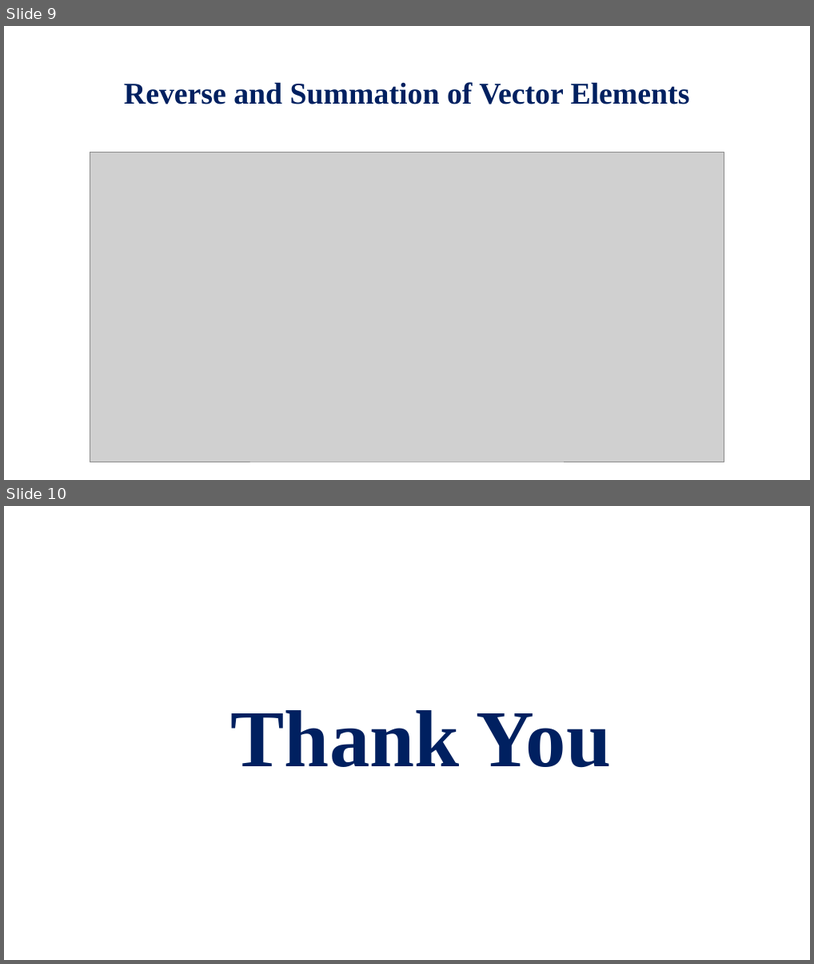
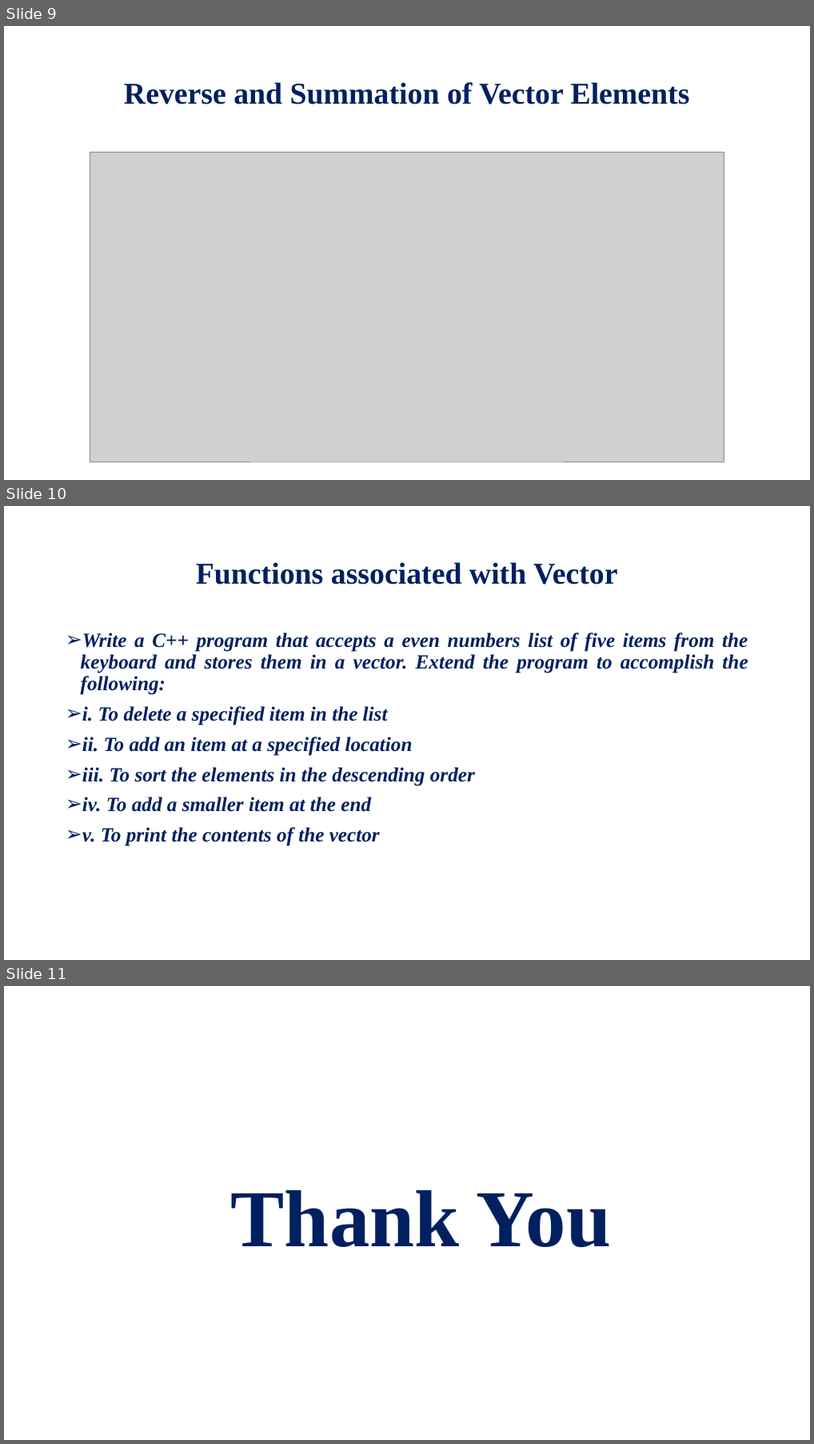
Before and after one commit to Alamgir-JUST/Lecture-Slides, a slide deck: Object-Oriented Programming with CPP/13.3 Vector in C++ STL.pptx. Shown one above the other, each under a label of ours: slides 9 and 10 before the commit, slides 9, 10 and 11 after it. The pictures are 814x964 and 814x1444 pixels, drawn with LibreOffice and Linux fonts; fonts in the diff are those of the drawing; grey boxes stand for pictures; background and template pictures are left out. Boxes give left, top, right and bottom in pixels: in the first picture for what was removed or moved away, otherwise in the second. Text is boxed around its words. In the diff, an @@ line names an element or a change of style, - is before the commit and + after.

```diff
--- a/Object-Oriented Programming with CPP/13.3 Vector in C++ STL.pptx
+++ b/Object-Oriented Programming with CPP/13.3 Vector in C++ STL.pptx
@@ slide 10 added at box(4, 506, 810, 960), background picture (left out) @@
@@ title added at box(196, 562, 618, 584), 36 pt, text #002060, bold @@
+Functions associated with Vector
@@ text added at box(81, 632, 748, 846), 24 pt, text #002060, bold, italic @@
+➢ Write a C++ program that accepts a even numbers list of five items from the keyboard and stores them in a vector. Extend the program to accomplish the following:
+➢ i. To delete a specified item in the list
+➢ ii. To add an item at a specified location
+➢ iii. To sort the elements in the descending order
+➢ iv. To add a smaller item at the end
+➢ v. To print the contents of the vector
@@ what was slide 10 is now slide 11 @@
```
Also in this commit, not shown: 1 other file.
